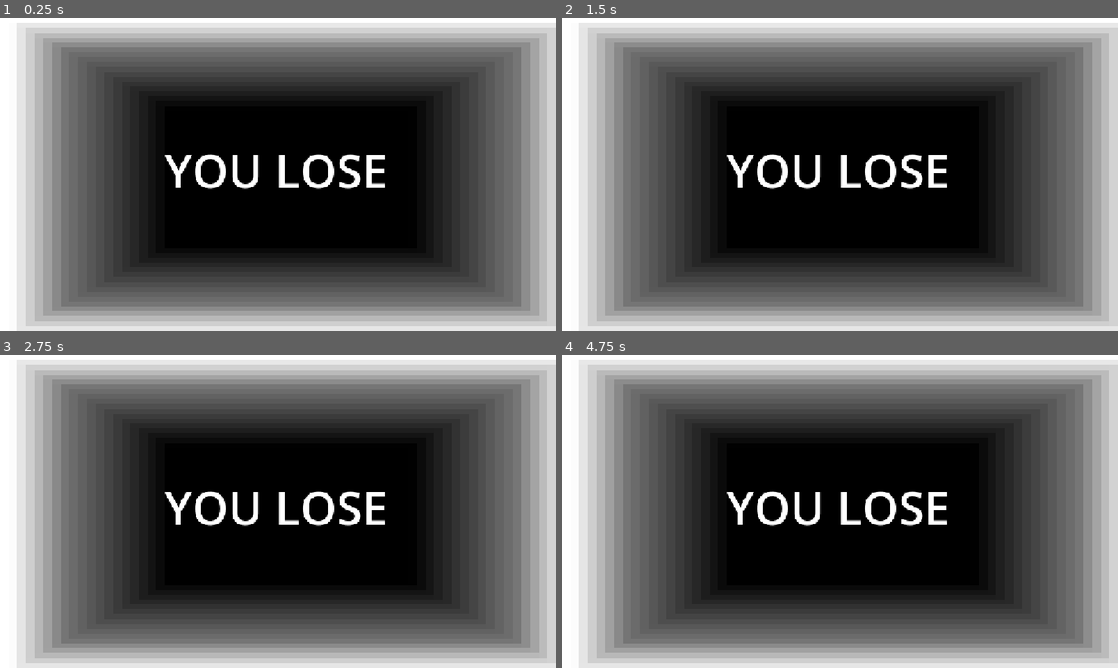
Above: before the commit, frames 1-4 (two rows, left to right).
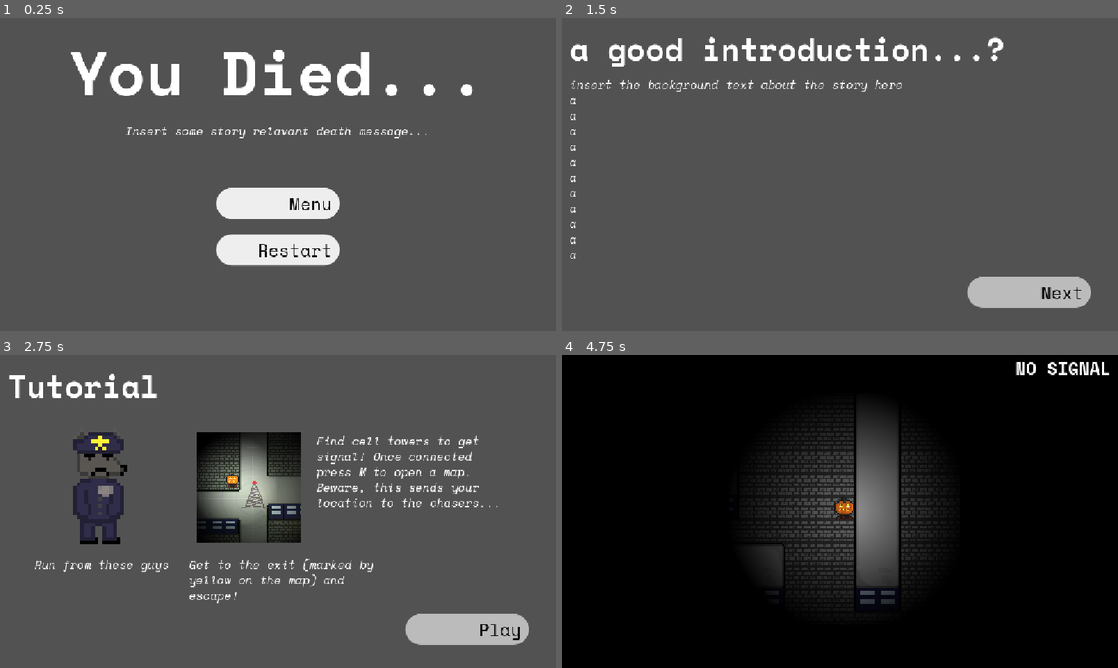
Above: after the commit, the same moments.

Repository: TurbogamesDev/godot-wild-jam-98
Game: Godot game, scene res://assets/scenes/ui/death_screen.tscn
The game is run twice, just before and just after one commit, with the same random seed, the same clock (stepped at 60 frames per second) and the same inputs. This scene is started directly instead of the project's main scene. The engine's default icon, where the game draws it, is replaced by a stand-in: a white triangle on a blue panel in a dark square.
Inputs (mouse positions are in pixels of both pictures, inside the frame that each line leads up to):
- Up to frame 1 (0.25 s): no input
- Up to frame 2 (1.5 s): click (840, 202) at 0.5 s, where only the run after the commit has a clickable "Menu"; click (1023, 284) at 1.25 s, where only the run after the commit has a clickable "Start"
- Up to frame 3 (2.75 s): click (467, 630) at 2 s, where only the run after the commit has a clickable "Next"
- Up to frame 4 (4.75 s): click (1029, 630) at 2.75 s, where only the run after the commit has a clickable "Play"; tap Enter at 3.5 s; move the mouse to (962, 495) at 3.52 s; hold D (right) 3.53-4.28 s; click (962, 495) at 3.67 s; move the mouse to (728, 527) at 4.27 s; hold S (down) from 4.28 s (still down)

The runs differ from the first frame. In frame 1, 80% of the frame differs, in the area x 0-100%, y 0-100%; in frame 2, 79%; in frame 3, 80%; in frame 4, 83%.

Commit message:
Add restart and back to menu to death screen

Diff:
--- a/assets/scenes/ui/death_screen.tscn
+++ b/assets/scenes/ui/death_screen.tscn
@@ -1,13 +1,17 @@
 [gd_scene format=3 uid="uid://df3txrd2yxpw3"]
 
-[sub_resource type="Gradient" id="Gradient_07m4a"]
-offsets = PackedFloat32Array(0.43509614, 0.81490386, 1)
-colors = PackedColorArray(0, 0, 0, 1, 0.46494466, 0.46494466, 0.46494466, 1, 1, 1, 1, 1)
+[ext_resource type="FontFile" uid="uid://bi4e1wutdaoch" path="res://assets/fonts/Space_Mono/SpaceMono-Bold.ttf" id="1_l5c4b"]
+[ext_resource type="FontFile" uid="uid://dv4a1gtexq6r6" path="res://assets/fonts/Space_Mono/SpaceMono-Italic.ttf" id="2_rhjok"]
+[ext_resource type="PackedScene" uid="uid://tdimt6elbj6d" path="res://assets/scenes/ui/switch_scene_button.tscn" id="3_rhjok"]
 
-[sub_resource type="GradientTexture2D" id="GradientTexture2D_n28qj"]
-gradient = SubResource("Gradient_07m4a")
-fill = 2
-fill_from = Vector2(0.5225694, 0.5086806)
+[sub_resource type="LabelSettings" id="LabelSettings_c7s1q"]
+font = ExtResource("1_l5c4b")
+font_size = 128
+
+[sub_resource type="LabelSettings" id="LabelSettings_cqwy1"]
+line_spacing = -4.0
+font = ExtResource("2_rhjok")
+font_size = 24
 
 [node name="DeathScreen" type="Control" unique_id=1460882185]
 layout_mode = 3
@@ -17,27 +21,50 @@
 grow_horizontal = 2
 grow_vertical = 2
 
-[node name="TextureRect" type="TextureRect" parent="." unique_id=1219626699]
-layout_mode = 1
-anchors_preset = 15
-anchor_right = 1.0
-anchor_bottom = 1.0
-grow_horizontal = 2
-grow_vertical = 2
-texture = SubResource("GradientTexture2D_n28qj")
+[node name="Background" type="ColorRect" parent="." unique_id=1762957094]
+z_index = -50
+z_as_relative = false
+layout_mode = 0
+offset_right = 1152.0
+offset_bottom = 648.0
+color = Color(0.32321265, 0.32321244, 0.3232125, 1)
 
-[node name="Label" type="Label" parent="." unique_id=1661057430]
-layout_mode = 1
-anchors_preset = 8
-anchor_left = 0.5
-anchor_top = 0.5
-anchor_right = 0.5
-anchor_bottom = 0.5
-offset_left = -235.0
-offset_top = -75.0
-offset_right = 382.0
-offset_bottom = 100.0
-grow_horizontal = 2
-grow_vertical = 2
-theme_override_font_sizes/font_size = 96
-text = "YOU LOSE"
+[node name="Heading" type="Label" parent="." unique_id=1288565867]
+layout_mode = 0
+offset_left = 16.0
+offset_top = 16.0
+offset_right = 1136.0
+offset_bottom = 112.0
+text = "You Died..."
+label_settings = SubResource("LabelSettings_c7s1q")
+horizontal_alignment = 1
+
+[node name="BodyText" type="Label" parent="." unique_id=142798638]
+layout_mode = 0
+offset_left = 16.0
+offset_top = 216.0
+offset_right = 1136.0
+offset_bottom = 256.0
+text = "Insert some story relavant death message..."
+label_settings = SubResource("LabelSettings_cqwy1")
+horizontal_alignment = 1
+
+[node name="ReturnToMenuButton" parent="." unique_id=2067039380 instance=ExtResource("3_rhjok")]
+layout_mode = 0
+offset_left = 448.0
+offset_top = 352.0
+offset_right = 704.0
+offset_bottom = 416.0
+button_text = "Menu"
+scene_path = "res://assets/scenes/ui/main_menu.tscn"
+music_type_after_click = 2
+
+[node name="RestartButton" parent="." unique_id=678100906 instance=ExtResource("3_rhjok")]
+layout_mode = 0
+offset_left = 448.0
+offset_top = 448.0
+offset_right = 704.0
+offset_bottom = 512.0
+button_text = "Restart"
+scene_path = "res://assets/scenes/levels/test_level2.tscn"
+music_type_after_click = 3
